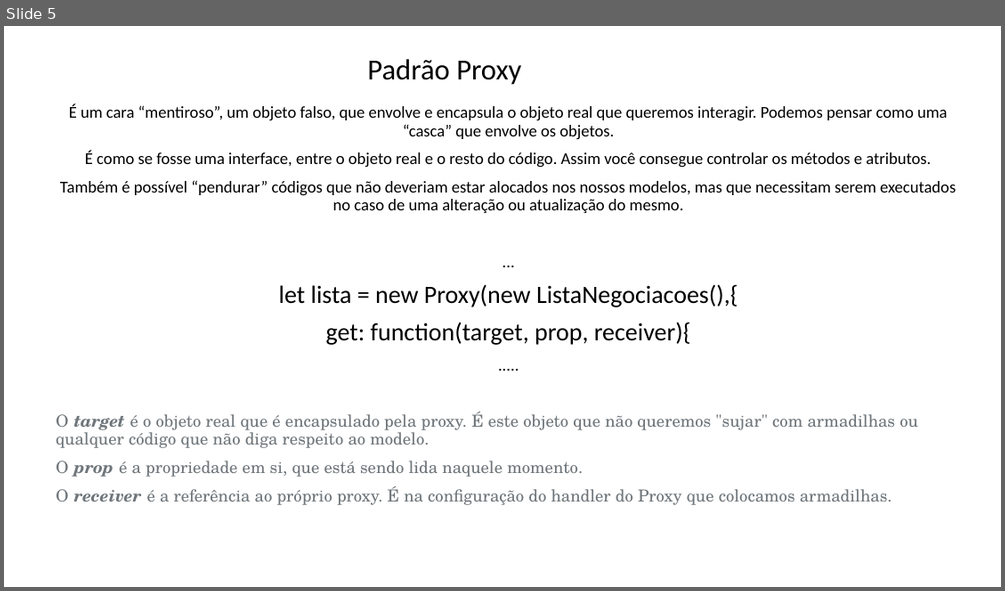
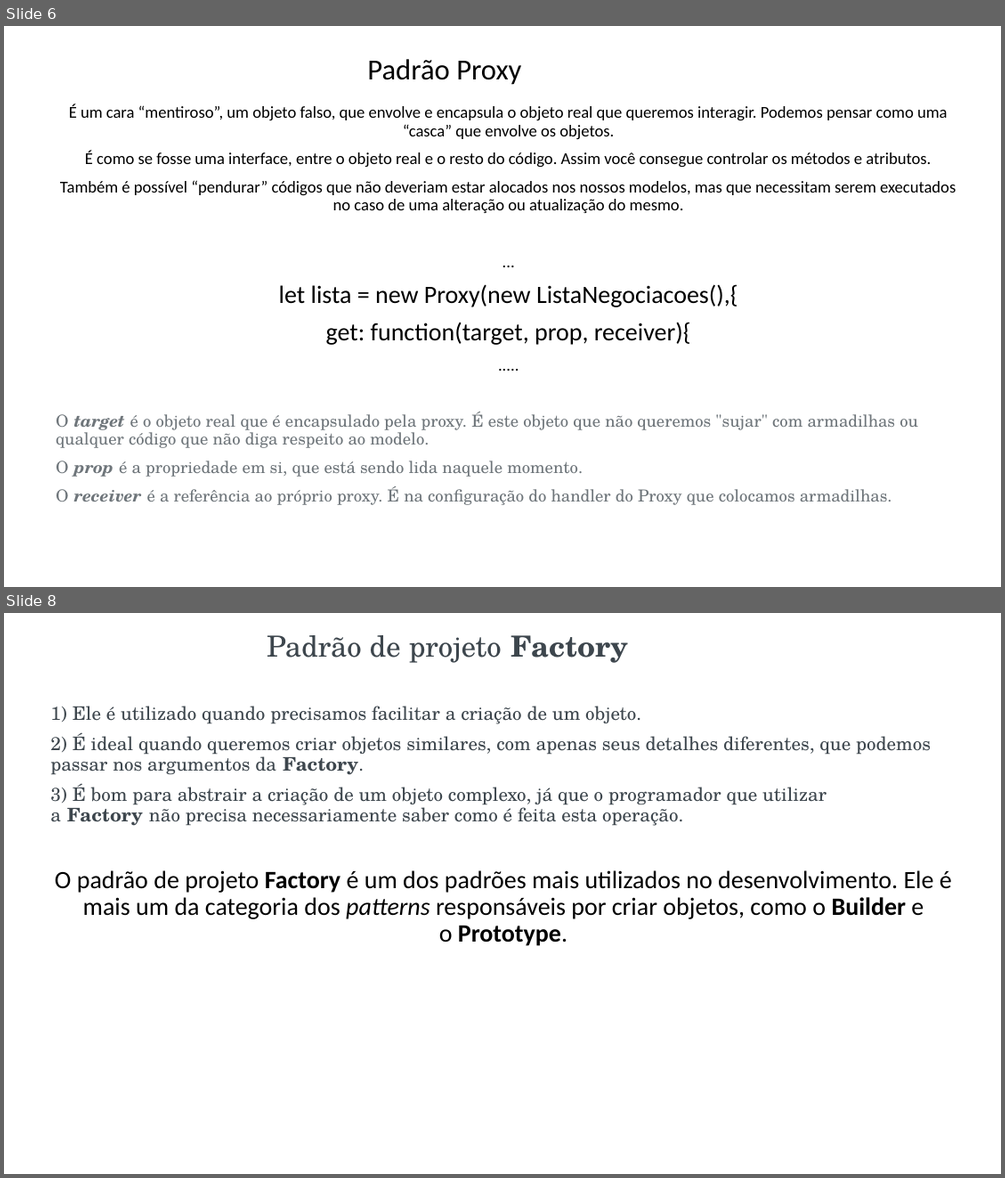
Before and after one commit to lacsousa/js-es6-oo-pp-avanc1, a slide deck: docs/JS Avançado 1-2-3-resumo.pptx. Shown one above the other, each under a label of ours: slide 5 before the commit, slides 6 and 8 after it; the slides between them are not shown. The pictures are 1005x591 and 1005x1178 pixels, drawn with LibreOffice and Linux fonts; fonts in the diff are those of the drawing. Boxes give left, top, right and bottom in pixels: in the first picture for what was removed or moved away, otherwise in the second. Text is boxed around its words. In the diff, an @@ line names an element or a change of style, - is before the commit and + after.

Commit message:
Final exemplos com ProxuFactory

```diff
--- a/docs/JS Avançado 1-2-3-resumo.pptx
+++ b/docs/JS Avançado 1-2-3-resumo.pptx
@@ slide 8 added at (x1=4, y1=613, x2=1001, y2=1174), background #FFFFFF @@
@@ title added at (x1=267, y1=635, x2=629, y2=663), 28 pt, text #3D464D @@
+Padrão de projeto Factory
@@ subtitle added at (x1=50, y1=706, x2=952, y2=946), 18 pt, text #3D464D @@
+1) Ele é utilizado quando precisamos facilitar a criação de um objeto.
+2) É ideal quando queremos criar objetos similares, com apenas seus detalhes diferentes, que podemos passar nos argumentos da Factory.
+3) É bom para abstrair a criação de um objeto complexo, já que o programador que utilizar a Factory não precisa necessariamente saber como é feita esta operação.
+O padrão de projeto Factory é um dos padrões mais utilizados no desenvolvimento. Ele é mais um da categoria dos patterns responsáveis por criar objetos, como o Builder e o Prototype.
@@ what was slide 5 is now slide 6 @@
```
Also in this commit, not shown: 1 slide changed, 2 other slides added, 4 other files.
